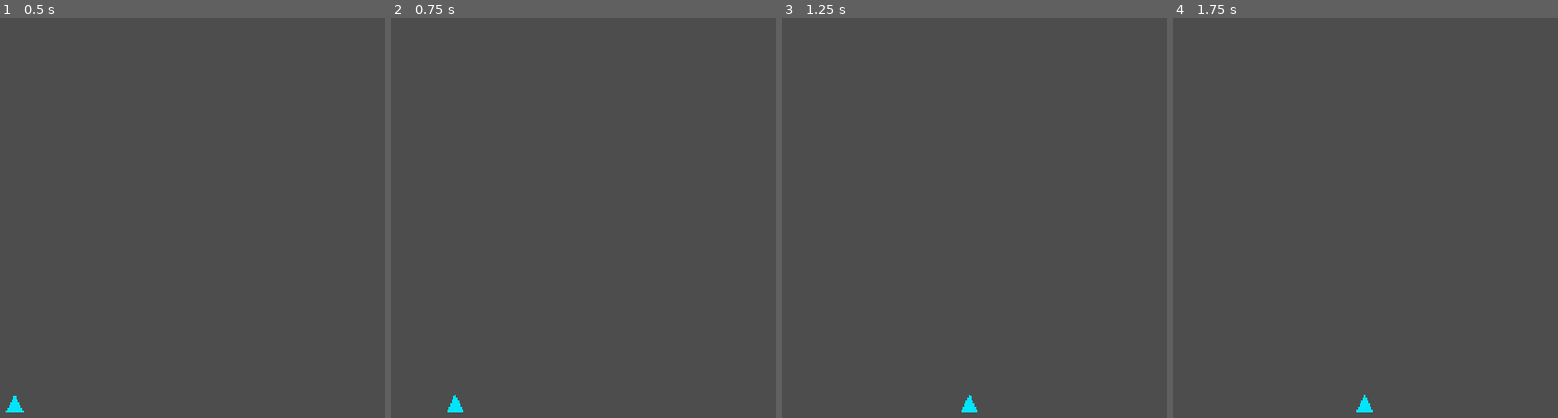
Above: before the commit, frames 1-4 (left to right).
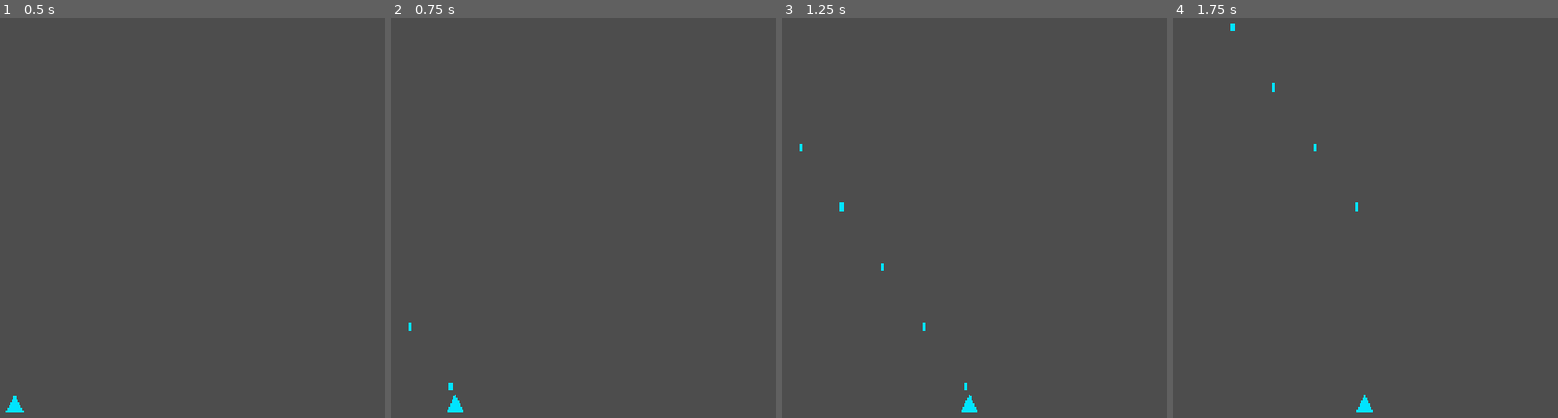
Above: after the commit, the same moments.

Repository: mrdth/meridian-run
Game: Godot game, scene res://world/arena.tscn
Two runs of this game, one before a commit and one after it. Both use one fixed random seed, a clock stepped at 60 frames per second and the inputs below.
Inputs (mouse positions are in pixels of both pictures, inside the frame that each line leads up to):
- Up to frame 1 (0.5 s): no input
- Up to frame 2 (0.75 s): tap Enter (confirm) at 0.5 s; move the mouse to (568, 198) at 0.52 s; hold D (move_right) from 0.53 s (still down); hold Space (fire) from 0.53 s (still down); click (568, 198) at 0.67 s
- Up to frame 3 (1.25 s): keep holding D (move_right); keep holding Space (fire)
- Up to frame 4 (1.75 s): release D (move_right) at 1.25 s; release Space (fire) at 1.25 s; drag from (outside the picture) to (outside the picture) at 1.27 s

Frame 1 is identical in both runs. In frame 2, less than 0.1% of the frame differs, in the area x 4-17%, y 76-94%; in frame 3, less than 0.1%, in the area x 4-49%, y 31-94%; in frame 4, less than 0.1%.

Commit message:
Story 1.3 implementation: vertical fire system
First pooled hot-path entity + first real Pool exercise. Establishes the
template 1.4 (enemy fire), 1.6 (juice), 1.8 inherit.

- Pool: release() now deactivates nodes (set_process/set_physics_process/
  visible off) — closes the D7 gap from 1.1. acquire() unchanged.
- Projectile (Area2D): pooled, straight-up manual delta integration, releases
  on leave-screen or hit (consume-on-hit), damage stub via HealthComponent.
  Hit-path release deferred (call_deferred) — engine forbids removing a
  CollisionObject synchronously inside body_entered.
- FireSystem: cooldown accumulator in _physics_process, Pool.acquire/activate,
  projectiles parent to the Arena (world space, transform-independent).
- PlayerTuning + .tres: fire_cooldown/bullet_speed/projectile_damage/
  muzzle_offset_y. Player gains a Muzzle Marker2D + FireSystem child.
- Tests: 38/38 headless (first Pool unit tests + projectile/fire_system
  integration). test_player_movement updated to parent Player under a Node2D.

T8 (manual feel check) deferred to review — Mrdth's subjective in-editor pass.

Diff:
--- /dev/null
+++ b/player/fire_system.gd
@@ -0,0 +1,54 @@
+class_name FireSystem
+extends Node
+# Player fire component (1.3). Hold-to-autofire via a cooldown accumulator in
+# _physics_process (Decision #2 — pure logic, no Timer node, fixed-timestep-
+# deterministic). Acquires pooled Projectiles from Pool and activates them at the
+# Muzzle; projectiles parent to the injected projectile_parent (world space, NOT
+# the Player) so they don't inherit the ship's transform (Decision #8). Fire is
+# intra-entity (D8) — emits nothing to EventBus. Zero per-frame allocations (NFR3).
+
+@export var tuning: PlayerTuning
+@export var projectile_scene: PackedScene
+
+# Public var wired by player.gd._ready() to the Player's parent (the Arena). Public
+# (not @export) so player.gd sets it directly and tests can inject a temp container.
+# Projectiles parent here so they live in world space, not under the Player.
+var projectile_parent: Node2D
+
+# Muzzle is a sibling under the Player (FireSystem's parent); read once via @onready
+# (never $/get_node per frame). Yields null if the Muzzle is absent (partial/test
+# setup) — _spawn guards against that instead of erroring on lookup.
+@onready var _muzzle: Marker2D = get_parent().get_node_or_null("Muzzle")
+
+var _cooldown: float = 0.0
+
+
+func _ready() -> void:
+	assert(tuning != null, "FireSystem: tuning not assigned")
+	assert(projectile_scene != null, "FireSystem: projectile_scene not assigned")
+
+
+func _physics_process(delta: float) -> void:
+	# Cooldown accumulator (Decision #2): decrement every frame so the gun is ready
+	# when needed; fire when Fire is held and the cooldown has elapsed. First press
+	# fires immediately (_cooldown starts at 0); sustained hold fires at ~6.25 Hz.
+	# Zero per-frame allocations — no arrays/dicts/Vector2 in this loop.
+	_cooldown -= delta
+	if Input.is_action_pressed("fire") and _cooldown <= 0.0:
+		_spawn()
+		_cooldown = tuning.fire_cooldown
+
+
+func _spawn() -> void:
+	# _muzzle resolved in @onready; projectile_parent wired by player.gd after this
+	# node's _ready (no race — both are read here, on fire, never in _ready). Skip
+	# cleanly if driven before wiring completes (partial test setup); a silent skip
+	# surfaces as a failed count assertion rather than aborting the whole suite.
+	if _muzzle == null or projectile_parent == null:
+		return
+	# Pool.acquire() — NEVER projectile_scene.instantiate() on the hot path (AR6).
+	var p: Projectile = Pool.acquire(projectile_scene) as Projectile
+	assert(p != null, "FireSystem: acquired node is not a Projectile — wrong scene?")
+	p.activate(_muzzle.global_position, tuning.bullet_speed, tuning.projectile_damage)
+	# Parent to the injected world-space container, NOT the Player (transform-independence).
+	projectile_parent.add_child(p)
--- a/player/player.gd
+++ b/player/player.gd
@@ -10,6 +10,7 @@
 
 @onready var _health: HealthComponent = $HealthComponent
 @onready var _faction: FactionComponent = $FactionComponent
+@onready var _fire_system: FireSystem = $FireSystem
 
 var _min_x: float = 0.0
 var _max_x: float = 0.0
@@ -24,6 +25,13 @@
 	_max_x = float(Constants.BASE_RESOLUTION.x) - tuning.edge_margin
 	assert(_min_x <= _max_x, "Player: edge_margin leaves no room to move")
 	global_position = Vector2(Constants.BASE_RESOLUTION.x / 2.0, tuning.lane_y)
+	# Wire FireSystem's world-space projectile container to our parent (the Arena).
+	# Projectiles parent there — NOT under the Player — so they don't inherit the
+	# ship's transform (Decision #8). FireSystem._ready ran before ours (children
+	# first), but projectile_parent is read only on fire, never in FireSystem._ready,
+	# so there is no race. The Player wires its own component (intra-entity, D8-clean).
+	if _fire_system != null and _fire_system.projectile_parent == null:
+		_fire_system.projectile_parent = get_parent()
 
 
 func _physics_process(_delta: float) -> void:
--- a/player/player.tscn
+++ b/player/player.tscn
@@ -1,9 +1,11 @@
-[gd_scene load_steps=6 format=3]
+[gd_scene load_steps=8 format=3]
 
 [ext_resource type="Script" path="res://player/player.gd" id="1_player"]
 [ext_resource type="Resource" path="res://resources/player_tuning.tres" id="2_tuning"]
 [ext_resource type="Script" path="res://components/health_component.gd" id="3_health"]
 [ext_resource type="Script" path="res://components/faction_component.gd" id="4_faction"]
+[ext_resource type="Script" path="res://player/fire_system.gd" id="5_fire"]
+[ext_resource type="PackedScene" path="res://player/projectile.tscn" id="6_projectile_scene"]
 
 [sub_resource type="CircleShape2D" id="CircleShape2D_1"]
 radius = 11.0
@@ -26,3 +28,11 @@
 
 [node name="FactionComponent" type="Node" parent="."]
 script = ExtResource("4_faction")
+
+[node name="Muzzle" type="Marker2D" parent="."]
+position = Vector2(0, -20)
+
+[node name="FireSystem" type="Node" parent="."]
+script = ExtResource("5_fire")
+tuning = ExtResource("2_tuning")
+projectile_scene = ExtResource("6_projectile_scene")
--- a/player/player_tuning.gd
+++ b/player/player_tuning.gd
@@ -4,6 +4,13 @@
 # resources/ is the playtest lever (retune feel with zero code). Schema `.gd`
 # lives with the owning player/ domain per "schema with domain, .tres in resources/".
 
+# --- Movement chassis (1.2) ---
 @export var move_speed: float = 320.0  # FR2 baseline; the chassis's central feel param.
 @export var edge_margin: float = 24.0  # px kept inside the left/right play-field edges (clamp inset).
 @export var lane_y: float = 680.0       # fixed bottom-lane Y (~40 px above the 720 bottom).
+
+# --- Vertical fire (1.3 — FR5 baselines, all data-driven) ---
+@export var fire_cooldown: float = 0.16      # seconds between shots (hold-to-autofire; ~6.25 shots/s).
+@export var bullet_speed: float = 620.0      # px/s straight up (vertical fire-column).
+@export var projectile_damage: int = 10      # base player shot damage.
+@export var muzzle_offset_y: float = -20.0   # local Y of the Muzzle marker (ship nose).
--- /dev/null
+++ b/player/projectile.gd
@@ -0,0 +1,65 @@
+class_name Projectile
+extends Area2D
+# Pooled player projectile (1.3). Travels straight up, detects enemy bodies, and
+# releases back to Pool on leave-screen OR first hit (consume-on-hit). Re-init is
+# activate()-only: _ready() runs once on first tree entry and never re-fires for a
+# re-acquired pooled node, so the body_entered connection is made here, exactly once.
+# AR6/AR14: never queue_free() on the hot path; never _ready()-based re-init.
+
+var _speed: float = 0.0
+var _damage: int = 0
+
+
+func _ready() -> void:
+	# Layers/masks read from Constants — never magic numbers (NFR6 strict 2D layers).
+	# Set once; these are properties and persist across pool re-acquire (Pool does not
+	# touch them — it only toggles processing/visibility).
+	collision_layer = Constants.LAYER_PLAYER_PROJECTILE
+	collision_mask = Constants.LAYER_ENEMY
+	# Connect the hit signal ONCE. Connections persist across re-acquire/release
+	# (_ready does not re-fire for a re-added pooled node), so reconnecting in
+	# activate() would stack duplicate connections and multi-fire the hit.
+	body_entered.connect(_on_body_entered)
+
+
+func activate(spawn_pos: Vector2, speed: float, damage: int) -> void:
+	# Re-init entry point — the core pooled-re-init contract (AR6). Called by
+	# FireSystem._spawn() right after Pool.acquire(); flips the (deactivated,
+	# released) node back on and sets per-spawn state. _speed/_damage are cached
+	# here and never read from an autoload per frame (NFR3 hot path).
+	_speed = speed
+	_damage = damage
+	global_position = spawn_pos
+	visible = true
+	set_physics_process(true)
+	monitoring = true
+
+
+func _physics_process(delta: float) -> void:
+	# Straight up; zero allocation (single float-component update — no Vector2,
+	# no velocity). Manual delta integration is correct for an Area2D (no
+	# move_and_slide); the "never multiply by delta" rule is move_and_slide()-specific.
+	global_position.y -= _speed * delta
+	# Leave-screen (top of the 720-tall field) → release back to the pool. The
+	# bullet spawns at ~660 and travels up; clearing at centre y == 0 is fine.
+	# Never queue_free().
+	if global_position.y <= 0.0:
+		Pool.release(self)
+		return
+
+
+func _on_body_entered(body: Node2D) -> void:
+	# Damage stub (Decision #6): apply damage to the body's conventionally-named
+	# HealthComponent child if present, then consume-on-hit (release). The real
+	# HurtboxComponent-mediated wiring lands in 1.4; this node-name lookup is
+	# forward-compatible (1.4 enemies follow the same HealthComponent convention).
+	var hc: Node = body.get_node_or_null("HealthComponent")
+	if hc != null and hc.has_method("take_damage"):
+		hc.take_damage(_damage)
+	# Consume-on-hit → release. Deferred because body_entered fires DURING the
+	# physics step, and removing a CollisionObject (this Area2D) synchronously inside
+	# a physics callback is forbidden by the engine ("use call_deferred"). Damage
+	# above is already applied synchronously; only the detach is deferred to idle.
+	# (Leave-screen release in _physics_process is fine synchronous — it runs before
+	# the physics step, not during a server callback.)
+	Pool.call_deferred("release", self)
--- /dev/null
+++ b/player/projectile.tscn
@@ -0,0 +1,18 @@
+[gd_scene load_steps=3 format=3]
+
+[ext_resource type="Script" path="res://player/projectile.gd" id="1_projectile"]
+
+[sub_resource type="RectangleShape2D" id="RectangleShape2D_1"]
+size = Vector2(6, 12)
+
+[node name="Projectile" type="Area2D"]
+collision_layer = 4
+collision_mask = 2
+script = ExtResource("1_projectile")
+
+[node name="Visual" type="Polygon2D" parent="."]
+polygon = PackedVector2Array(-3, -7, 3, -7, 3, 7, -3, 7)
+color = Color(0, 0.898, 1, 1)
+
+[node name="CollisionShape2D" type="CollisionShape2D" parent="."]
+shape = SubResource("RectangleShape2D_1")
--- a/resources/player_tuning.tres
+++ b/resources/player_tuning.tres
@@ -7,3 +7,7 @@
 move_speed = 426.6
 edge_margin = 24.0
 lane_y = 680.0
+fire_cooldown = 0.16
+bullet_speed = 620.0
+projectile_damage = 10
+muzzle_offset_y = -20.0
--- a/systems/pool.gd
+++ b/systems/pool.gd
@@ -1,7 +1,8 @@
 extends Node
 # Generic object pool (D7). acquire()/release(). Contract for pooled nodes:
 # re-init via activate()/reset(), NEVER _ready() (consumer concern, Story 1.3).
-# Minimal scaffold for 1.1 — exercised + tested when projectiles arrive (1.3).
+# 1.3 adds D7 deactivation in release() (idle pooled nodes stop processing/render);
+# acquire() is unchanged — the consumer's activate() re-enables the node.
 
 var _pools: Dictionary = {}      # resource_path -> Array[Node] of inactive nodes
 var _node_paths: Dictionary = {} # instance_id (int) -> resource_path used at acquire
@@ -24,14 +25,31 @@
 	if node == null or node.is_queued_for_deletion():
 		return
 	var instance_id: int = node.get_instance_id()
+	# Idempotent: a node already released was erased from _node_paths on its first
+	# release, so it falls through to the "not acquired" branch — no double-append,
+	# no crash. (The _node_paths.has guard covers re-release.)
 	if not _node_paths.has(instance_id):
 		push_warning("[Pool] released a node not acquired from this pool — ignored")
 		return
 	var parent: Node = node.get_parent()
 	if parent != null:
 		parent.remove_child(node)
+	# D7: inactive pooled nodes must not process/render. Generic teardown — Node
+	# methods for processing, CanvasItem.visible duck-typed for rendering. The
+	# consumer's activate() flips these back on (re-init via activate(), never here).
+	_deactivate(node)
 	var path: String = _node_paths[instance_id]
 	_node_paths.erase(instance_id)
 	var pool: Array[Node] = _pools.get(path, [] as Array[Node])
 	pool.append(node)
 	_pools[path] = pool
+
+
+func _deactivate(node: Node) -> void:
+	# D7 gap from 1.1: stop processing + hide so pooled nodes cost nothing while idle.
+	# set_process/set_physics_process are Node methods; `visible` is CanvasItem-only,
+	# so duck-type it (a pooled node may not be a CanvasItem in future use cases).
+	node.set_process(false)
+	node.set_physics_process(false)
+	if node is CanvasItem:
+		node.visible = false
--- /dev/null
+++ b/tests/player/test_fire_system.gd
@@ -0,0 +1,104 @@
+extends GutTest
+# Integration tests for the FireSystem component (1.3), driven through the Player
+# scene. Asserts on projectile_parent child-count / instance validity / source
+# structure — never visuals. Mirrors the 1.2 GUT style: set_physics_process(false)
+# + direct _physics_process stepping for determinism, after_each() releases input.
+
+const PlayerScene := preload("res://player/player.tscn")
+
+
+func _make() -> FireSystem:
+	# The Player is parented under a Node2D "arena" (as in world/arena.tscn) because
+	# player._ready assigns get_parent() to FireSystem.projectile_parent (typed Node2D)
+	# — the GutTest root is a plain Node, so a direct add_child_autofree would fail the
+	# type check. Then projectile_parent is overridden to a temp container we can count.
+	# Engine processing is disabled so we can drive FireSystem._physics_process by hand.
+	var arena := Node2D.new()
+	add_child_autofree(arena)
+	var player: Player = PlayerScene.instantiate() as Player
+	arena.add_child(player)  # player freed when arena is autofree'd
+	var fs: FireSystem = player.get_node_or_null("FireSystem") as FireSystem
+	var pp := Node2D.new()
+	add_child_autofree(pp)
+	fs.projectile_parent = pp  # override the auto-wired arena parent for clean counts
+	player.set_physics_process(false)
+	fs.set_physics_process(false)
+	return fs
+
+
+func after_each() -> void:
+	# No synthetic input leaks between tests.
+	Input.action_release("fire")
+
+
+func test_hold_fire_spawns_at_cooldown_rate() -> void:
+	# AC1 — hold-to-autofire at ~6.25 shots/s (0.16 s cooldown). 0.5 s of held fire
+	# yields 3 shots (0.5/0.16 ≈ 3.1). Projectiles are stepped manually so they never
+	# leave-screen mid-test — the count equals shots fired.
+	var fs: FireSystem = _make()
+	var pp: Node2D = fs.projectile_parent
+	Input.action_press("fire")
+	for _i in 30:  # 0.5 s at 60 Hz
+		fs._physics_process(1.0 / 60.0)
+	Input.action_release("fire")
+	assert_eq(pp.get_child_count(), 3)
+
+
+func test_tap_fires_once_then_no_more_until_repress() -> void:
+	# AC1 — a tap is a single shot; with Fire released, subsequent steps spawn nothing.
+	var fs: FireSystem = _make()
+	var pp: Node2D = fs.projectile_parent
+	Input.action_press("fire")
+	fs._physics_process(1.0 / 60.0)  # first press fires immediately (cooldown starts 0)
+	Input.action_release("fire")
+	assert_eq(pp.get_child_count(), 1)
+	for _i in 5:
+		fs._physics_process(1.0 / 60.0)  # released → no further spawns
+	assert_eq(pp.get_child_count(), 1)
+
+
+func test_cooldown_blocks_spawn_until_elapsed() -> void:
+	# AC1 — with Fire held, no second spawn until the cooldown elapses. Two consecutive
+	# steps immediately after a shot must not double-fire.
+	var fs: FireSystem = _make()
+	var pp: Node2D = fs.projectile_parent
+	Input.action_press("fire")
+	fs._physics_process(1.0 / 60.0)  # shot 1, cooldown set to 0.16
+	assert_eq(pp.get_child_count(), 1)
+	for _i in 5:  # ~0.083 s < 0.16 s cooldown
+		fs._physics_process(1.0 / 60.0)
+	assert_eq(pp.get_child_count(), 1)  # still one — cooldown blocks
+
+
+func test_spawned_projectiles_are_pooled_not_freed() -> void:
+	# AC2 — pooled projectiles are valid instances, never queue_free'd mid-flight
+	# (release ≠ free; Pool reuse is covered by test_pool.gd).
+	var fs: FireSystem = _make()
+	var pp: Node2D = fs.projectile_parent
+	Input.action_press("fire")
+	for _i in 30:
+		fs._physics_process(1.0 / 60.0)
+	Input.action_release("fire")
+	var count: int = pp.get_child_count()
+	assert_gt(count, 1)  # spawned ≥ 2 over time
+	for c in pp.get_children():
+		assert_true(is_instance_valid(c))
+		assert_false(c.is_queued_for_deletion())  # pooled, not freed
+		assert_true(c is Projectile)
+
+
+func test_physics_process_makes_no_per_frame_allocations() -> void:
+	# AC4 — structural: the _physics_process body constructs no Vector2/Array/Dict/.new
+	# (zero per-frame allocations on the hot path). Scoped to that method only.
+	var src: String = (load("res://player/fire_system.gd") as GDScript).source_code
+	var start: int = src.find("func _physics_process")
+	assert_gt(start, -1, "could not find _physics_process in fire_system.gd")
+	var end: int = src.find("\nfunc ", start + 1)
+	if end == -1:
+		end = src.length()
+	var body: String = src.substr(start, end - start)
+	assert_false(body.contains("Vector2("))
+	assert_false(body.contains("Array("))
+	assert_false(body.contains("Dictionary("))
+	assert_false(body.contains(".new("))
+	assert_false(body.contains(".append("))
--- a/tests/player/test_player_movement.gd
+++ b/tests/player/test_player_movement.gd
@@ -7,8 +7,13 @@
 
 
 func _make() -> Player:
+	# Parent under a Node2D "arena" (as in world/arena.tscn). player._ready wires
+	# FireSystem.projectile_parent to get_parent() (typed Node2D), so the parent must
+	# be a Node2D — the GutTest root is a plain Node. (Adjustment for 1.3 fire wiring.)
+	var arena := Node2D.new()
+	add_child_autofree(arena)
 	var p: Player = PlayerScene.instantiate() as Player
-	add_child_autofree(p)
+	arena.add_child(p)
 	return p
 
 
--- /dev/null
+++ b/tests/player/test_projectile.gd
@@ -0,0 +1,79 @@
+extends GutTest
+# Integration tests for the Projectile scene (1.3). Instantiates projectile.tscn and
+# asserts on global_position / current_hp / get_parent() — never visuals. Mirrors the
+# 1.2 GUT style (add_child_autofree, assert_almost_eq for float32-vs-float64, direct
+# _physics_process stepping for determinism, await physics_frame for engine signals).
+#
+# Pool discipline: a projectile that self-releases to the pool is added with plain
+# add_child (NOT add_child_autofree) so GUT does not free a node the Pool still holds.
+
+const ProjectileScene := preload("res://player/projectile.tscn")
+
+
+func test_structure_is_area2d_on_player_projectile_layer() -> void:
+	# AC2 — Area2D on LAYER_PLAYER_PROJECTILE, masked to LAYER_ENEMY, with activate().
+	var p: Projectile = add_child_autofree(ProjectileScene.instantiate()) as Projectile
+	assert_true(p is Area2D)
+	assert_eq(p.collision_layer, Constants.LAYER_PLAYER_PROJECTILE)  # 4
+	assert_eq(p.collision_mask, Constants.LAYER_ENEMY)              # 2
+	assert_true(p.has_method("activate"))
+
+
+func test_activate_then_step_moves_straight_up() -> void:
+	# AC1 — manual delta integration: y decreases by speed*delta each step (straight
+	# up, zero allocation). global_position.y is a float32 Vector2 component, so the
+	# float64 expected value is compared with epsilon.
+	var p: Projectile = add_child_autofree(ProjectileScene.instantiate()) as Projectile
+	p.activate(Vector2(100.0, 600.0), 620.0, 10)
+	for _i in 3:
+		p._physics_process(1.0 / 60.0)
+	# 600 - 3 * (620/60) = 600 - 31 = 569
+	assert_almost_eq(p.global_position.y, 569.0, 0.05)
+
+
+func test_leaves_screen_and_releases_to_pool() -> void:
+	# AC3 — when y <= 0 the projectile releases itself back to the pool (never
+	# queue_free). The projectile self-releases via Pool.release(self), so it MUST be
+	# Pool-acquired (as FireSystem does) — a directly-instantiated node is unknown to
+	# the pool and its release is ignored. Assert it detaches on the release frame.
+	var parent: Node2D = add_child_autofree(Node2D.new())
+	var p: Projectile = Pool.acquire(ProjectileScene) as Projectile
+	parent.add_child(p)  # plain add_child: p self-releases to the pool
+	p.activate(Vector2(100.0, 5.0), 620.0, 10)
+	assert_eq(p.get_parent(), parent)  # sanity: attached before the step
+	# 5 - 620/60 ≈ -5.33 → <= 0 → release on this step.
+	p._physics_process(1.0 / 60.0)
+	assert_eq(p.get_parent(), null)  # released → detached
+
+
+func test_hits_enemy_body_applies_damage_and_consumes() -> void:
+	# AC3 (hit) + AC1 (damage). A dummy target on LAYER_ENEMY with a HealthComponent
+	# child sits in the projectile's upward path. The engine detects the overlap and
+	# fires body_entered — this CANNOT be triggered by a manual _physics_process call,
+	# so we await real physics frames. Exercises the damage stub + consume-on-hit path
+	# (the real HurtboxComponent wiring lands in 1.4).
+	var target: CharacterBody2D = CharacterBody2D.new()
+	target.collision_layer = Constants.LAYER_ENEMY
+	var tshape := CollisionShape2D.new()
+	var rect := RectangleShape2D.new()
+	rect.size = Vector2(40, 40)
+	tshape.shape = rect
+	target.add_child(tshape)
+	var hc := HealthComponent.new()
+	hc.max_hp = 100
+	hc.name = "HealthComponent"  # convention name the projectile looks up
+	target.add_child(hc)
+	target.global_position = Vector2(100.0, 200.0)
+	add_child_autofree(target)
+
+	# Spawn just below the target (target spans y 180..220); it travels up into it.
+	# Pool-acquired (not instantiated) so its self-release on hit is honoured.
+	var p: Projectile = Pool.acquire(ProjectileScene) as Projectile
+	add_child(p)  # plain add_child: p self-releases to the pool on hit
+	p.activate(Vector2(100.0, 225.0), 620.0, 10)
+
+	for _i in 5:
+		await get_tree().physics_frame
+
+	assert_eq(hc.current_hp, 90)      # took 10 damage via the HealthComponent stub
+	assert_eq(p.get_parent(), null)   # consume-on-hit → released
--- /dev/null
+++ b/tests/systems/test_pool.gd
@@ -0,0 +1,76 @@
+extends GutTest
+# First unit tests for the Pool autoload (D7). Pool was an untested scaffold through
+# 1.1/1.2; 1.3 is its first real exercise AND adds D7 deactivation in release().
+# Covers the acquire→activate→release→re-acquire round-trip and deactivation (T1).
+#
+# Singleton note: Pool is an autoload, so its state persists across tests. To stay
+# robust we (a) never add_child_autofree a node that gets released to the pool — GUT
+# would free a node the pool still holds — and (b) assert LIFO reuse (release X, then
+# re-acquire returns X) which is deterministic regardless of prior pool contents.
+
+const ProjectileScene := preload("res://player/projectile.tscn")
+
+
+func test_acquire_returns_valid_projectile() -> void:
+	var p: Projectile = Pool.acquire(ProjectileScene) as Projectile
+	assert_not_null(p)
+	assert_true(p is Projectile)
+	Pool.release(p)
+
+
+func test_release_then_reacquire_reuses_same_node() -> void:
+	# LIFO reuse is deterministic regardless of prior pool state: whatever we just
+	# released is the next pop_back(). Assert identity, not "fresh instantiate".
+	var a: Projectile = Pool.acquire(ProjectileScene) as Projectile
+	var id_a := a.get_instance_id()
+	Pool.release(a)
+	var b: Projectile = Pool.acquire(ProjectileScene) as Projectile
+	assert_eq(b.get_instance_id(), id_a)  # reused, not re-instantiated
+	Pool.release(b)
+
+
+func test_release_deactivates_node() -> void:
+	# D7 (the T1 extension): after release, an inactive pooled node must not process
+	# or render. The flags are readable off-tree, so no add_child is needed.
+	var p: Projectile = Pool.acquire(ProjectileScene) as Projectile
+	p.activate(Vector2(100.0, 600.0), 620.0, 10)
+	assert_true(p.is_physics_processing())  # activate flipped it on
+	assert_true(p.visible)
+	Pool.release(p)
+	assert_false(p.is_physics_processing())  # release deactivated
+	assert_false(p.is_processing())
+	assert_false(p.visible)
+	assert_eq(p.get_parent(), null)  # detached (release removes from parent)
+
+
+func test_reacquire_activate_reflips_flags() -> void:
+	# After deactivation, the consumer's activate() re-enables processing/visibility.
+	var p: Projectile = Pool.acquire(ProjectileScene) as Projectile
+	Pool.release(p)
+	assert_false(p.is_physics_processing())
+	var reused: Projectile = Pool.acquire(ProjectileScene) as Projectile
+	assert_eq(reused.get_instance_id(), p.get_instance_id())  # same node, LIFO
+	reused.activate(Vector2(0.0, 0.0), 620.0, 10)
+	assert_true(reused.is_physics_processing())
+	assert_true(reused.visible)
+	Pool.release(reused)
+
+
+func test_release_is_idempotent() -> void:
+	# Releasing an already-released node is a no-op (no crash, no double-append). The
+	# _node_paths guard routes the second release to the "not acquired" branch.
+	var p: Projectile = Pool.acquire(ProjectileScene) as Projectile
+	Pool.release(p)
+	Pool.release(p)  # second release — no crash
+	assert_false(p.is_physics_processing())  # still deactivated, unchanged
+	assert_eq(p.get_parent(), null)
+
+
+func test_release_of_never_acquired_node_is_ignored() -> void:
+	# A node not acquired from the Pool is ignored (push_warning + early return). It
+	# must NOT be detached or pooled. Observable state: still attached to its parent.
+	var owner: Node2D = add_child_autofree(Node2D.new())
+	var stray: Projectile = ProjectileScene.instantiate() as Projectile
+	owner.add_child(stray)
+	Pool.release(stray)  # never acquired — ignored
+	assert_eq(stray.get_parent(), owner)  # still attached; release did nothing
Not shown, changed: _bmad-output/implementation-artifacts/sprint-status.yaml
Not shown, added: player/fire_system.gd.uid
Not shown, added: player/projectile.gd.uid
Not shown, added: _bmad-output/implementation-artifacts/1-3-vertical-fire-system.md
